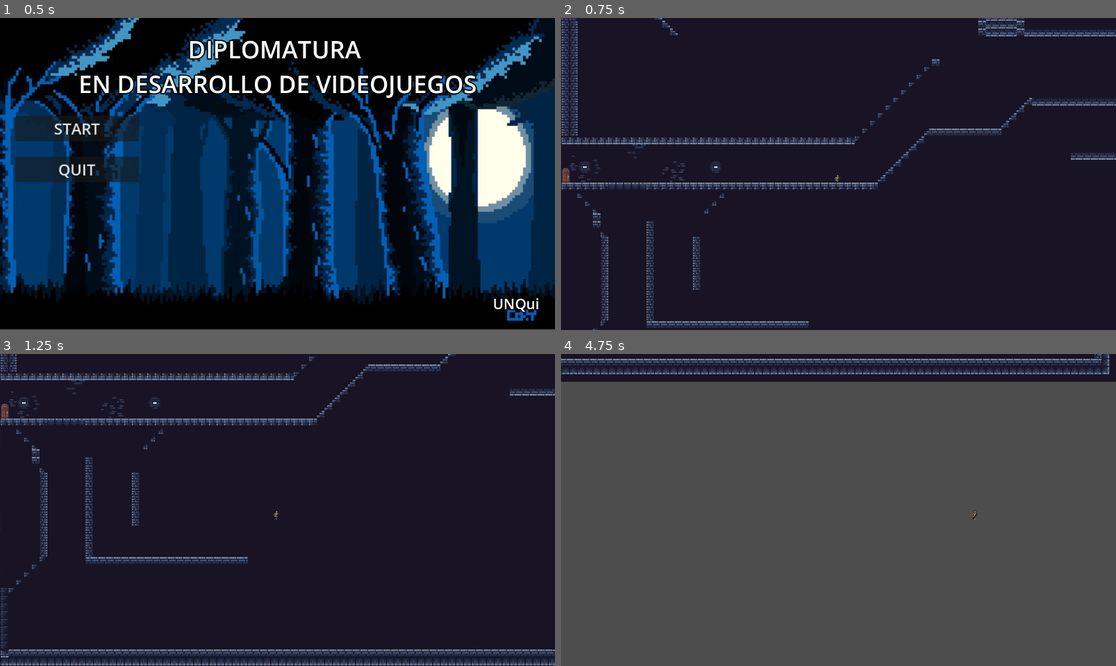
Above: before the commit, frames 1-4 (two rows, left to right).
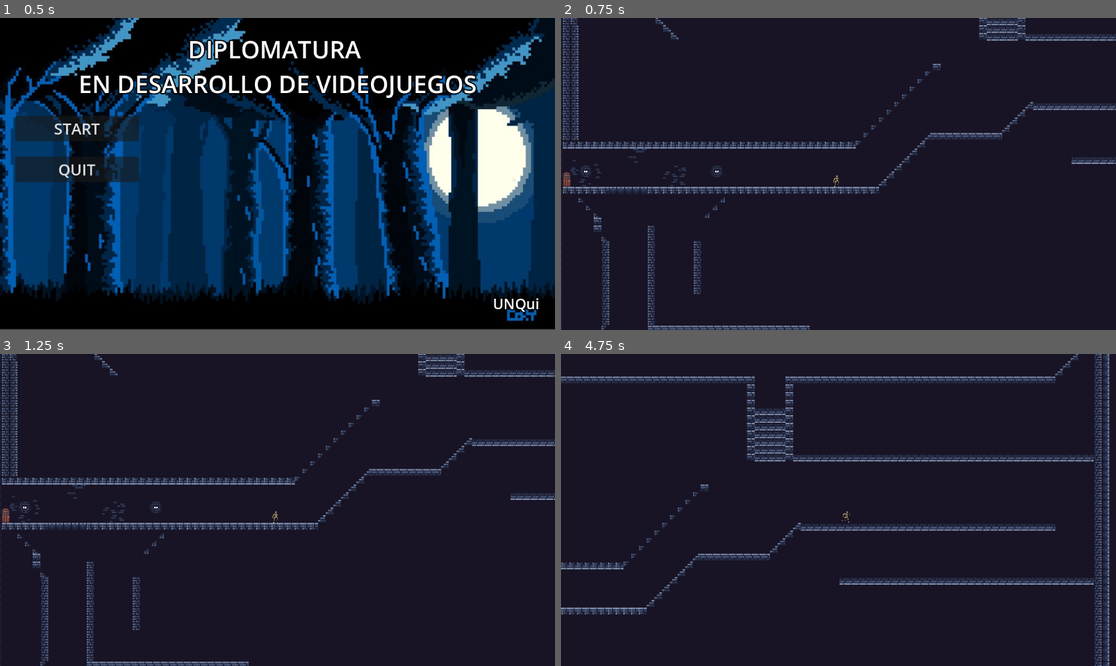
Above: after the commit, the same moments.

Repository: Kitchen-Warrior/Proyecto-MUR
Game: Godot game, scene res://src/scenes/main.tscn
The game is run twice, just before and just after one commit, with the same random seed, the same clock (stepped at 60 frames per second) and the same inputs.
Inputs:
- Up to frame 1 (0.5 s): no input
- Up to frame 2 (0.75 s): click "START" at 0.5 s
- Up to frame 3 (1.25 s): no input
- Up to frame 4 (4.75 s): tap Enter (ui_accept) at 1.25, 1.52, 2.27, 3.77, 4.52 s; hold Right (ui_right) 1.28-2.78 s; tap Shift (dash) every 0.75 s from 1.35 to 4.35 s; hold Left (ui_left) 2.78-3.53 s; hold Right (ui_right) from 3.53 s (still down)

Frame 1 is identical in both runs. In frame 2, 8.3% of the frame differs, in the area x 0-100%, y 0-100%; in frame 3, 12%; in frame 4, 94%.

Commit message:
11/09 cena ramiro XD
físicas de piso y escaleras
tamaño del protagonista = 0.667
velocidad 300 => 200
colisión cambio de tamaño

Diff:
--- a/src/scenes/entities/player.tscn
+++ b/src/scenes/entities/player.tscn
@@ -218,7 +218,7 @@
 }]
 
 [sub_resource type="RectangleShape2D" id="RectangleShape2D_qh5pu"]
-size = Vector2(23, 40)
+size = Vector2(24, 38)
 
 [node name="Player" type="CharacterBody2D"]
 script = ExtResource("1_rds41")
@@ -227,11 +227,12 @@
 position = Vector2(-1, 0)
 sprite_frames = SubResource("SpriteFrames_1hd0g")
 animation = &"moving"
-frame_progress = 0.00821876
+frame = 6
+frame_progress = 0.829969
 metadata/_edit_group_ = true
 
 [node name="CollisionShape2D" type="CollisionShape2D" parent="."]
-position = Vector2(-6.5, 20)
+position = Vector2(-6, 21)
 shape = SubResource("RectangleShape2D_qh5pu")
 
 [node name="Camera2D" type="Camera2D" parent="."]
--- a/src/scenes/levels/level_01.tscn
+++ b/src/scenes/levels/level_01.tscn
@@ -105,20 +105,30 @@
 [sub_resource type="TileSetAtlasSource" id="TileSetAtlasSource_lbvuf"]
 texture = ExtResource("5_naqav")
 1:1/0 = 0
+1:1/0/physics_layer_0/polygon_0/points = PackedVector2Array(-8, -8, 8, -8, 8, 8, -8, 8)
 2:1/0 = 0
+2:1/0/physics_layer_0/polygon_0/points = PackedVector2Array(-8, -8, 8, -8, 8, 8, -8, 8)
 1:2/0 = 0
+1:2/0/physics_layer_0/polygon_0/points = PackedVector2Array(-8, -8, 8, -8, 8, 8, -8, 8)
 2:2/0 = 0
+2:2/0/physics_layer_0/polygon_0/points = PackedVector2Array(-8, -8, 8, -8, 8, 8, -8, 8)
 1:3/0 = 0
+1:3/0/physics_layer_0/polygon_0/points = PackedVector2Array(-8, -8, 8, -8, 8, 8, -8, 8)
 2:3/0 = 0
+2:3/0/physics_layer_0/polygon_0/points = PackedVector2Array(-8, -8, 8, -8, 8, 8, -8, 8)
 3:1/0 = 0
+3:1/0/physics_layer_0/polygon_0/points = PackedVector2Array(-8, -8, 8, -8, 8, 8, -8, 8)
 3:3/0 = 0
+3:3/0/physics_layer_0/polygon_0/points = PackedVector2Array(-8, -8, 8, -8, 8, 8, -8, 8)
 3:2/0 = 0
+3:2/0/physics_layer_0/polygon_0/points = PackedVector2Array(-8, -8, 8, -8, 8, 8, -8, 8)
 5:2/0 = 0
 5:3/0 = 0
 6:3/0 = 0
 6:2/0 = 0
 6:1/0 = 0
 5:1/0 = 0
+5:1/0/physics_layer_0/polygon_0/points = PackedVector2Array(8, -7.86796, 8, 8, -7.87482, 8)
 9:1/0 = 0
 8:1/0 = 0
 8:2/0 = 0
@@ -164,14 +174,23 @@
 6:6/0 = 0
 6:7/0 = 0
 3:6/0 = 0
+3:6/0/physics_layer_0/polygon_0/points = PackedVector2Array(-8, -8, 8, -8, 8, 8, -8, 8)
 3:5/0 = 0
+3:5/0/physics_layer_0/polygon_0/points = PackedVector2Array(-8, -8, 8, -8, 8, 8, -8, 8)
 2:5/0 = 0
+2:5/0/physics_layer_0/polygon_0/points = PackedVector2Array(-8, -8, 8, -8, 8, 8, -8, 8)
 1:5/0 = 0
+1:5/0/physics_layer_0/polygon_0/points = PackedVector2Array(-8, -8, 8, -8, 8, 8, -8, 8)
 1:6/0 = 0
+1:6/0/physics_layer_0/polygon_0/points = PackedVector2Array(-8, -8, 8, -8, 8, 8, -8, 8)
 2:6/0 = 0
+2:6/0/physics_layer_0/polygon_0/points = PackedVector2Array(-8, -8, 8, -8, 8, 8, -8, 8)
 2:7/0 = 0
+2:7/0/physics_layer_0/polygon_0/points = PackedVector2Array(-8, -8, 8, -8, 8, 8, -8, 8)
 1:7/0 = 0
+1:7/0/physics_layer_0/polygon_0/points = PackedVector2Array(-8, -8, 8, -8, 8, 8, -8, 8)
 3:7/0 = 0
+3:7/0/physics_layer_0/polygon_0/points = PackedVector2Array(-8, -8, 8, -8, 8, 8, -8, 8)
 3:9/0 = 0
 2:9/0 = 0
 1:9/0 = 0
@@ -257,8 +276,8 @@
 tile_set = SubResource("TileSet_naqav")
 
 [node name="Player" parent="." instance=ExtResource("4_j0a6s")]
-position = Vector2(350, 335)
-scale = Vector2(0.5, 0.5)
+position = Vector2(348, 341)
+scale = Vector2(0.667, 0.667)
 
 [node name="ForeGround" type="TileMapLayer" parent="."]
 tile_map_data = PackedByteArray("AADy/xYAAQANAAsAAADy/xUAAQANAAoAAADy/xcAAQABAAEAAADz/xcAAQABAAEAAAD0/xcAAQABAAEAAAD1/x …(12448 unchanged characters)…
--- a/src/scripts/entities/player.gd
+++ b/src/scripts/entities/player.gd
@@ -2,7 +2,7 @@
 
 class_name Player
 
-const SPEED = 300.0
+const SPEED = 200.0
 const JUMP_VELOCITY = -400.0
 const DASH_SPEED = 600.0
 const DASH_DURATION = 0.2
